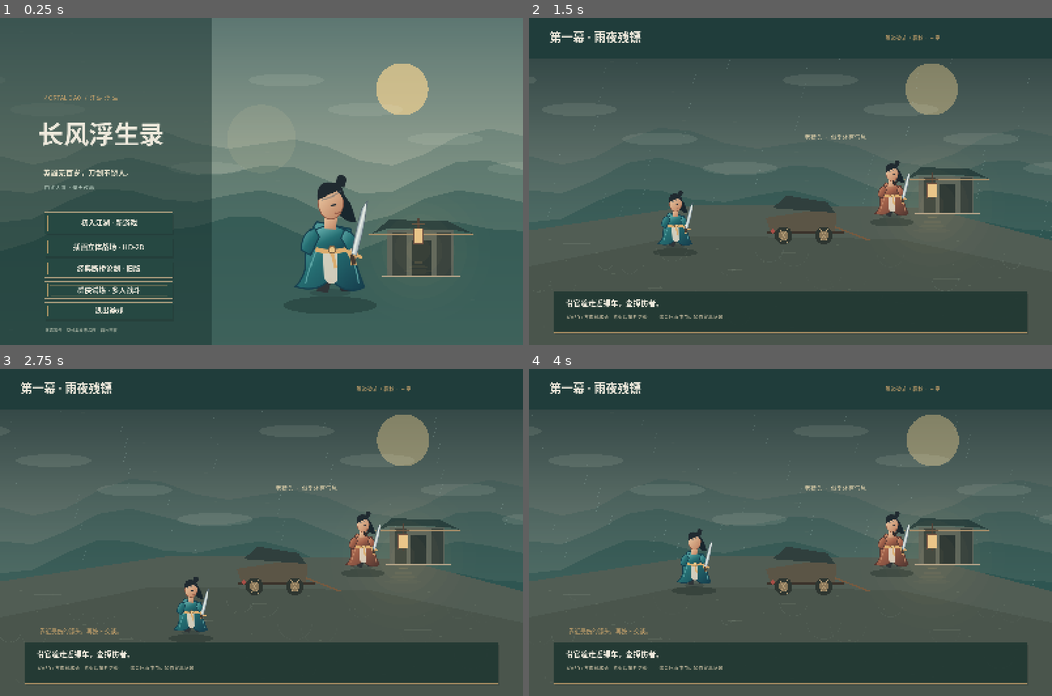
Above: before the commit, frames 1-4 (two rows, left to right).
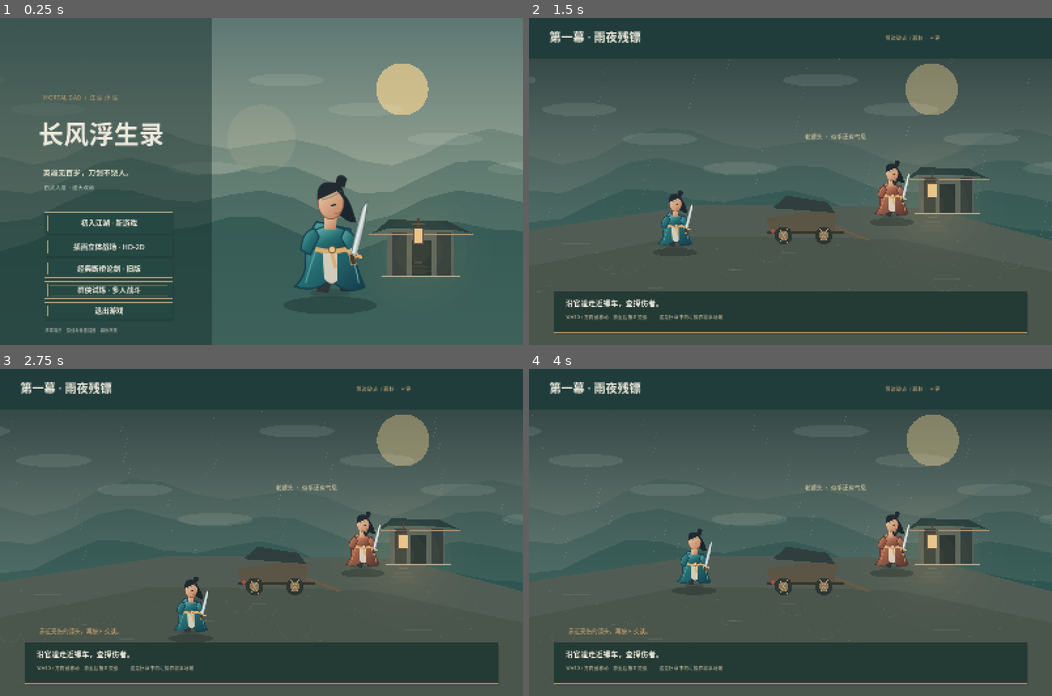
Above: after the commit, the same moments.

Repository: yup-21/game-dev
Game: Godot game, scene res://opening.tscn
Two runs of this game, one before a commit and one after it. Both use one fixed random seed, a clock stepped at 60 frames per second and the inputs below.
Inputs (mouse positions are in pixels of both pictures, inside the frame that each line leads up to):
- Up to frame 1 (0.25 s): no input
- Up to frame 2 (1.5 s): tap Enter at 0.5 s; move the mouse to (905, 165) at 0.52 s; hold D 0.53-1.28 s; tap R at 0.6 s; click (905, 165) at 0.67 s; tap Space at 0.77, 1.07 s; tap G at 0.8, 1.35 s; move the mouse to (685, 197) at 1.27 s; hold S from 1.28 s (still down); click (685, 197) at 1.42 s
- Up to frame 3 (2.75 s): tap Space at 1.52, 1.82, 2.3 s; tap E at 1.55, 2.1 s; move the mouse to (313, 460) at 2.02 s; release S at 2.03 s; hold D from 2.03 s (still down); click (313, 460) at 2.17 s
- Up to frame 4 (4 s): move the mouse to (764, 597) at 2.77 s; release D at 2.78 s; hold W 2.78-3.53 s; tap Space at 2.85, 3.02, 3.32, 3.77 s; click (764, 597) at 2.92 s; tap R at 3.05, 3.6 s; move the mouse to (947, 581) at 3.52 s; hold A from 3.53 s (still down); click (947, 581) at 3.67 s; tap G at 3.8 s

The runs differ from the first frame. In frame 1, 1.2% of the frame differs, in the area x 7-71%, y 23-97%; in frame 2, 0.7%; in frame 3, 0.8%; in frame 4, 0.8%.

Commit message:
fix(hd2d): wait for semantic animations and validate real scene input

Diff:
--- a/demos/changfeng-battle/checks/opening_visual_check.gd
+++ b/demos/changfeng-battle/checks/opening_visual_check.gd
@@ -29,7 +29,7 @@
 		_fail(view,"illustrated battle preview entry missing")
 		return
 	var sheet: Texture2D = Illustration.make_sheet(false)
-	if sheet == null or sheet.get_size() != Vector2i(960, 800):
+	if sheet == null or sheet.get_size() != Vector2(960, 800):
 		_fail(view,"opening character illustration sheet not loaded")
 		return
 	if not await _capture(view,"opening-title.png"):
--- /dev/null
+++ b/demos/changfeng-battle/checks/test_hd2d_interactions.gd
@@ -0,0 +1,281 @@
+extends SceneTree
+## Scene integration regression: all actions enter through Godot's input pipeline.
+## Run with --script res://checks/test_hd2d_interactions.gd (headless is supported).
+## Omit --headless and append -- --capture to also save rendered acceptance PNGs.
+const SCENE_PATH := "res://battle_hd2d.tscn"
+const CELL_SIZE := 1.5
+var scene: Node3D
+var failures := 0
+var checks := 0
+var observed_tickets: Dictionary = {}
+var ticket_violations: Array[String] = []
+var previous: Dictionary = {}
+var previous_animation_remaining := 0.0
+var previous_delta := 0.0
+var max_semantic_stages := 0
+
+func _initialize() -> void:
+    call_deferred("_run")
+
+func check(ok: bool, message: String) -> bool:
+    checks += 1
+    if ok:
+        print("PASS: ", message)
+    else:
+        failures += 1
+        push_error("FAIL: " + message)
+    return ok
+
+func _view() -> Dictionary:
+    return scene.get("model").snapshot(0)
+
+func _owner(view: Dictionary) -> int:
+    return int(view.get("clash", {}).get("priority_actor_id", -1)) if view.phase == "CLASH" else int(view.active_id)
+
+func _actor(view: Dictionary, id: int) -> Dictionary:
+    for actor in view.actors:
+        if int(actor.id) == id:
+            return actor
+    return {}
+
+func _shape(view: Dictionary) -> Dictionary:
+    var actors: Array = []
+    var hand: Array = []
+    for actor in view.actors:
+        actors.append([actor.id, actor.cell, actor.hp, actor.qi])
+    for card in view.hand:
+        hand.append(card.get("definition_id", card.get("name", "")))
+    return {"actors": actors, "hand": hand, "phase": view.phase, "active_id": view.active_id, "tick": view.global_tick}
+
+func _sample() -> void:
+    var current := _view()
+    if current.animation_pending:
+        observed_tickets[int(current.ticket)] = true
+        if int(scene.get("animation_ticket")) != int(current.ticket):
+            ticket_violations.append("presenter/model ticket mismatch")
+    if not previous.is_empty() and previous.animation_pending:
+        if int(current.revision) != int(previous.revision) or int(current.ticket) != int(previous.ticket):
+            ticket_violations.append("request accepted before the current ticket was acknowledged")
+        # acknowledge -> _accept -> events([]) clears the queue. Compare the
+        # preceding frame instead of trusting its already-cleared value.
+        if not current.animation_pending and previous_animation_remaining > previous_delta + 0.004:
+            ticket_violations.append("ticket acknowledged with %.4fs of animation remaining after a %.4fs frame" % [previous_animation_remaining, previous_delta])
+    previous = current
+    previous_animation_remaining = float(scene.get("animation_driver").remaining_seconds())
+    previous_delta = scene.get_process_delta_time()
+    if previous_animation_remaining > 0.0:
+        max_semantic_stages = maxi(max_semantic_stages, scene.get("animation_driver").get("timeline").size() + 1)
+
+func _frames(count: int = 2) -> void:
+    for _frame in range(count):
+        await process_frame
+        _sample()
+
+func _mouse(position: Vector2) -> void:
+    # Graphical windows poll the OS cursor for get_mouse_position(); keep it
+    # aligned with the injected event before testing the scene's ray projection.
+    if DisplayServer.get_name() != "headless":
+        root.warp_mouse(position)
+    var motion := InputEventMouseMotion.new()
+    # Input.parse_input_event receives window pixels, while GUI/projected positions
+    # use the stretched viewport. This also handles the 64x64 headless window.
+    motion.position = root.get_final_transform() * position
+    motion.global_position = motion.position
+    Input.parse_input_event(motion)
+    await _frames()
+
+func _click(position: Vector2, button: MouseButton = MOUSE_BUTTON_LEFT) -> void:
+    await _mouse(position)
+    for pressed in [true, false]:
+        var event := InputEventMouseButton.new()
+        event.position = root.get_final_transform() * position
+        event.global_position = event.position
+        event.button_index = button
+        event.button_mask = button if pressed else 0
+        event.pressed = pressed
+        Input.parse_input_event(event)
+        await _frames()
+
+func _key(code: Key) -> void:
+    for pressed in [true, false]:
+        var event := InputEventKey.new()
+        event.keycode = code
+        event.physical_keycode = code
+        event.pressed = pressed
+        Input.parse_input_event(event)
+        await _frames()
+
+func _screen(cell: Vector2i) -> Vector2:
+    var camera: Camera3D = scene.get("camera")
+    return camera.unproject_position(Vector3((cell.x - 7.0) * CELL_SIZE, 0.0, (cell.y - 4.5) * CELL_SIZE))
+
+func _visible_rect(control: Control) -> Rect2:
+    var visible := control.get_global_rect().intersection(root.get_visible_rect())
+    var ancestor := control.get_parent()
+    while ancestor != null:
+        if ancestor is Control and ancestor.clip_contents:
+            visible = visible.intersection(ancestor.get_global_rect())
+        ancestor = ancestor.get_parent()
+    return visible
+
+func _card_button(action: Dictionary) -> Button:
+    var prefix := ""
+    for card in _view().hand:
+        if str(card.get("uid", card.get("card_id", ""))) != str(action.get("card_uid", action.get("card_id", ""))):
+            continue
+        for usage in card.usages:
+            if str(usage.id) == str(action.usage_id):
+                prefix = str(card.name) + " · " + str(usage.get("name", usage.id))
+    for child in scene.get("card_actions").get_children():
+        if child is Button and not prefix.is_empty() and child.text.begins_with(prefix):
+            return child
+    return null
+
+func _wait_player(timeout_seconds: float = 12.0) -> bool:
+    var deadline := Time.get_ticks_msec() + int(timeout_seconds * 1000.0)
+    while Time.get_ticks_msec() < deadline:
+        await _frames(1)
+        var view := _view()
+        if not view.animation_pending and _owner(view) == 0:
+            return true
+        if view.outcome != "playing":
+            return false
+    return false
+
+func _restart(initial: Dictionary) -> void:
+    # Reset is itself a user input, including when the previous input focused a button.
+    previous = {}
+    await _key(KEY_R)
+    check(_shape(_view()) == initial, "R restores seeded hand, actors, resources and initial timeline")
+    check(not _view().animation_pending and int(scene.get("animation_ticket")) == -1, "R clears the model and presenter animation ticket")
+
+func _capture(name: String) -> void:
+    if not OS.get_cmdline_user_args().has("--capture"):
+        return
+    if DisplayServer.get_name() == "headless":
+        check(false, "--capture requires a graphical display")
+        return
+    await RenderingServer.frame_post_draw
+    var path := "res://captures/hd2d-validation/" + name + ".png"
+    DirAccess.make_dir_recursive_absolute(ProjectSettings.globalize_path(path.get_base_dir()))
+    var image := root.get_texture().get_image()
+    check(image != null and not image.is_empty() and image.save_png(path) == OK, "rendered acceptance image saved: " + name)
+    print("HD2D_CAPTURE ", ProjectSettings.globalize_path(path))
+
+func _run() -> void:
+    var packed := load(SCENE_PATH) as PackedScene
+    if not check(packed != null, "HD2D PackedScene loads"):
+        quit(1)
+        return
+    scene = packed.instantiate() as Node3D
+    root.add_child(scene)
+    await _frames(4)
+    var initial := _shape(_view())
+    check(_view().actors.size() == 2 and _owner(_view()) == 0, "real scene initializes the playable duel")
+    print("HD2D_VIEWPORT size=", root.get_visible_rect().size, " window=", root.size, " transform=", root.get_final_transform())
+    for field in ["status_label", "phase_label", "selection_label", "card_actions"]:
+        var control: Control = scene.get(field)
+        check(control != null and control.is_visible_in_tree() and _visible_rect(control).has_area(), field + " has visible viewport area")
+        if field != "card_actions" and control != null:
+            check(root.get_visible_rect().encloses(control.get_global_rect()), field + " fits fully inside the viewport")
+    var buttons := 0
+    for child in scene.get("card_actions").get_children():
+        if child is Button and _visible_rect(child).size.y >= 20.0:
+            buttons += 1
+    check(buttons > 0, "at least one martial action button is reachable inside the command tray")
+    if OS.get_cmdline_user_args().has("--capture"):
+        var reveal_deadline := Time.get_ticks_msec() + 5000
+        while bool(scene.get("intro_title").visible) and Time.get_ticks_msec() < reveal_deadline:
+            await _frames(1)
+    await _capture("01-board")
+
+    # These cells are visibly on the board but cannot be moved into.
+    var before := _view()
+    for cell in [Vector2i(7, 3), Vector2i(8, 4)]:
+        await _click(_screen(cell))
+        check(int(_view().revision) == int(before.revision) and _actor(_view(), 0).cell == _actor(before, 0).cell, "mouse rejects water/occupied cell " + str(cell))
+    await _mouse(_screen(Vector2i(7, 4)))
+    check(scene.get("hovered") == Vector2i(7, 4), "mouse motion and camera projection resolve the bridge cell")
+    check(bool(scene.get("cursor_mesh").visible), "legal bridge move displays the cursor")
+    await _click(_screen(Vector2i(7, 4)))
+    var moved := _view()
+    check(_actor(moved, 0).cell == Vector2i(7, 4) and int(moved.revision) == int(before.revision) + 1, "left click submits exactly one legal MOVE through scene input")
+    check(moved.animation_pending and int(scene.get("animation_ticket")) == int(moved.ticket), "MOVE opens a matching presentation ticket")
+    await _key(KEY_G)
+    await _click(_screen(Vector2i(6, 4)))
+    check(int(_view().revision) == int(moved.revision), "keyboard and mouse cannot submit again while MOVE is animating")
+    check(await _wait_player(), "MOVE animation acknowledges and restores player input")
+    var actor_node: Node3D = scene.get("actor_nodes")[0]
+    check(actor_node.position.distance_to(Vector3(0.0, 0.0, -0.75)) < 0.04, "visible actor finishes travelling to the submitted cell")
+
+    # Pick an actual targeted card in the seeded scene, then click its real GUI button.
+    var card_action: Dictionary = {}
+    for action in scene.get("model").legal_actions(0):
+        if action.kind == "PLAY_CARD" and action.has("target_id") and int(action.target_id) == 1:
+            card_action = action
+            break
+    if check(not card_action.is_empty(), "seeded adjacent duel exposes an enemy-targeted card"):
+        var button := _card_button(card_action)
+        if check(button != null and _visible_rect(button).has_area(), "targeted card has a visible GUI button"):
+            var point := _visible_rect(button).get_center()
+            var revision := int(_view().revision)
+            await _click(point)
+            check(str(scene.get("selected_kind")) == "PLAY_CARD" and int(_view().revision) == revision, "GUI mouse click selects a card without prematurely submitting")
+            await _capture("02-card-selection")
+            await _click(_screen(Vector2i(7, 3)))
+            check(int(_view().revision) == revision and str(scene.get("selected_kind")) == "PLAY_CARD", "selected card ignores an illegal target and remains selected")
+            await _click(_screen(Vector2i(7, 4)), MOUSE_BUTTON_RIGHT)
+            check(str(scene.get("selected_kind")).is_empty() and int(_view().revision) == revision, "right click cancels card selection without changing battle state")
+            # Right-click rebuilds the actual controls; locate the replacement button.
+            button = _card_button(card_action)
+            await _click(_visible_rect(button).get_center())
+            var target: Vector2i = _actor(_view(), 1).cell
+            await _click(_screen(target))
+            check(int(_view().revision) == revision + 1 and _view().animation_pending, "selected card submits once when its legal actor target is clicked")
+            check(str(scene.get("selected_kind")).is_empty(), "accepted card clears the selection")
+            check(await _wait_player(), "card animation and AI response return to a player decision")
+
+    await _restart(initial)
+    var end_revision := int(_view().revision)
+    await _key(KEY_SPACE)
+    var ended := _view()
+    check(int(ended.revision) == end_revision + 1 and ended.animation_pending, "Space ends the action through keyboard input")
+    check(await _wait_player(), "end-action ticket and automatic AI decisions return control")
+    check(int(_view().revision) > int(ended.revision), "AI submitted at least one action after the player ended")
+    if check(_view().phase == "CLASH", "seeded AI action opens a player clash response window"):
+        var hp_before := float(_actor(_view(), 0).hp) + float(_actor(_view(), 1).hp)
+        await _capture("03-clash")
+        for _response in range(6):
+            if _view().phase != "CLASH":
+                break
+            var response_revision := int(_view().revision)
+            await _key(KEY_SPACE)
+            check(int(_view().revision) == response_revision + 1 and _view().animation_pending, "Space submits PASS_REACTION in the real clash window")
+            if not check(await _wait_player(), "PASS ticket and AI response finish naturally before the next input"):
+                break
+        check(_view().phase != "CLASH", "player passes and AI finish resolving the seeded clash")
+        var hp_after := float(_actor(_view(), 0).hp) + float(_actor(_view(), 1).hp)
+        check(hp_after < hp_before, "real clash resolution applies damage before returning player input")
+        print("HD2D_CLASH_DAMAGE total_hp=", hp_before, " -> ", hp_after)
+        await _capture("04-clash-resolved")
+
+    await _restart(initial)
+    var guard_revision := int(_view().revision)
+    await _key(KEY_G)
+    check(int(_view().revision) == guard_revision + 1 and _view().animation_pending, "G submits BASIC_GUARD through keyboard input")
+    await _restart(initial)
+    var reset_revision := int(_view().revision)
+    var reset_deadline := Time.get_ticks_msec() + 800
+    while Time.get_ticks_msec() < reset_deadline:
+        await _frames(1)
+    check(int(_view().revision) == reset_revision and not _view().animation_pending, "restart during animation leaves no delayed ticket or stale AI action")
+    check(float(scene.get("animation_driver").remaining_seconds()) <= 0.0, "restart clears the semantic animation queue")
+    check(observed_tickets.size() >= 4, "several real player and AI presentation tickets were observed")
+    check(max_semantic_stages >= 2, "a real event batch exercises multiple semantic animation stages")
+    check(ticket_violations.is_empty(), "ticket ordering remains valid: " + str(ticket_violations))
+    print("HD2D_INTERACTIONS_RESULT checks=", checks, " failures=", failures, " tickets=", observed_tickets.size(), " max_semantic_stages=", max_semantic_stages)
+    if failures == 0:
+        print("HD2D_INTERACTIONS_PASS checks=", checks, " tickets=", observed_tickets.size())
+    scene.queue_free()
+    await process_frame
+    quit(0 if failures == 0 else 1)
--- a/demos/changfeng-battle/checks/test_hd2d_startup.gd
+++ b/demos/changfeng-battle/checks/test_hd2d_startup.gd
@@ -28,8 +28,16 @@
         quit(1)
         return
 
-    if scene.get_node_or_null("CameraRig/Camera3D") == null:
-        push_error("HD2D_STARTUP: camera missing")
+    # Runtime-created nodes have generated names unless named explicitly.
+    # Validate the actual rendering camera instead of assuming its child name.
+    var camera: Camera3D = scene.get("camera") as Camera3D
+    var rig: Node = scene.get_node_or_null("CameraRig")
+    if camera == null or rig == null or camera.get_parent() != rig:
+        push_error("HD2D_STARTUP: battle camera missing from CameraRig")
+        quit(1)
+        return
+    if scene.get_viewport().get_camera_3d() != camera:
+        push_error("HD2D_STARTUP: battle camera is not active in its viewport")
         quit(1)
         return
 
@@ -48,9 +56,13 @@
         quit(1)
         return
 
-    var hero: Sprite3D = scene.get_node_or_null("Actor_0/Sprite3D") as Sprite3D
-    var foe: Sprite3D = scene.get_node_or_null("Actor_1/Sprite3D") as Sprite3D
-    if hero == null or foe == null or hero.hframes != 6 or hero.vframes != 4:
+    var hero: Sprite3D = _actor_sprite(scene, 0)
+    var foe: Sprite3D = _actor_sprite(scene, 1)
+    if hero == null or foe == null:
+        push_error("HD2D_STARTUP: actor Sprite3D missing")
+        quit(1)
+        return
+    if hero.hframes != 6 or hero.vframes != 4 or foe.hframes != 6 or foe.vframes != 4:
         push_error("HD2D_STARTUP: 6x4 illustrated atlas missing")
         quit(1)
         return
@@ -62,6 +74,10 @@
         return
     var image: Image = texture.get_image()
     var rival_image: Image = rival_texture.get_image()
+    if image == null or rival_image == null or image.is_empty() or rival_image.is_empty():
+        push_error("HD2D_STARTUP: illustrated atlas image is empty")
+        quit(1)
+        return
     if image.get_size() != Vector2i(960, 800) or rival_image.get_size() != Vector2i(960, 800):
         push_error("HD2D_STARTUP: 160x200 painterly atlas frames expected")
         quit(1)
@@ -71,6 +87,10 @@
         quit(1)
         return
     var driver: RefCounted = scene.get("animation_driver") as RefCounted
+    if driver == null:
+        push_error("HD2D_STARTUP: sprite animation controller missing")
+        quit(1)
+        return
     driver.call("play", 0, "attack")
     driver.call("update", 0.16, {})
     if hero.frame < 12 or hero.frame > 17:
@@ -105,3 +125,10 @@
 
     print("HD2D_STARTUP_PASS actors=", snapshot.actors.size(), " grid=15x10 illustrated_sprites=6x4_160x200")
     quit(0)
+
+func _actor_sprite(scene: Node, actor_id: int) -> Sprite3D:
+    var actor: Node = scene.get_node_or_null("Actor_%d" % actor_id)
+    if actor == null:
+        return null
+    var sprites: Array[Node] = actor.find_children("*", "Sprite3D", false, false)
+    return sprites[0] as Sprite3D if sprites.size() == 1 else null
--- a/demos/changfeng-battle/opening.tscn
+++ b/demos/changfeng-battle/opening.tscn
@@ -2,6 +2,6 @@
 
 [ext_resource type="Script" path="res://scripts/opening_flow.gd" id="1_story"]
 
-[node name="Opening" type="Node2D"]
-texture_filter = 1
+[node name="Opening" type="Node2D" unique_id=1104709788]
+texture_filter = 2
 script = ExtResource("1_story")
--- a/demos/changfeng-battle/scripts/hd2d_battle.gd
+++ b/demos/changfeng-battle/scripts/hd2d_battle.gd
@@ -228,6 +228,7 @@
     shadow.material_override = _material(Color("263c34"))
     root.add_child(shadow)
     var sprite := Sprite3D.new()
+    sprite.name = "Sprite3D"
     sprite.texture = SpriteFactory.make_sheet(int(actor.get("team_id", 0)) != 0)
     sprite.pixel_size = 0.010
     sprite.texture_filter = BaseMaterial3D.TEXTURE_FILTER_LINEAR_WITH_MIPMAPS
@@ -552,7 +553,9 @@
             light.light_energy = float(cue_remaining[id]) * 4.0
     if animation_ticket >= 0:
         animation_time -= delta
-        if animation_time <= 0.0:
+        # The semantic queue can span several frame boundaries. Its remaining
+        # stages must finish even when the initial wall-clock estimate expires.
+        if animation_time <= 0.0 and animation_driver.remaining_seconds() <= 0.0:
             var ticket := animation_ticket
             animation_ticket = -1
             _accept(model.acknowledge_animation(ticket))
Not shown, changed: demos/changfeng-battle/checks/verify-tingfeng.ps1
Not shown, changed: demos/changfeng-battle/checks/verify.ps1
Not shown, added: demos/changfeng-battle/reports/hd2d-validation-2026-10-30.md
